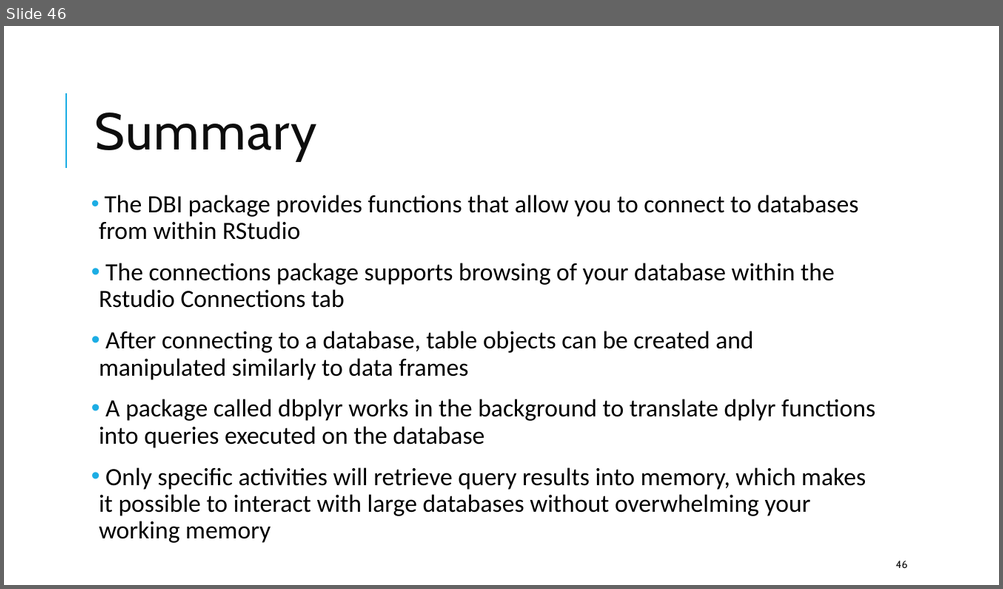
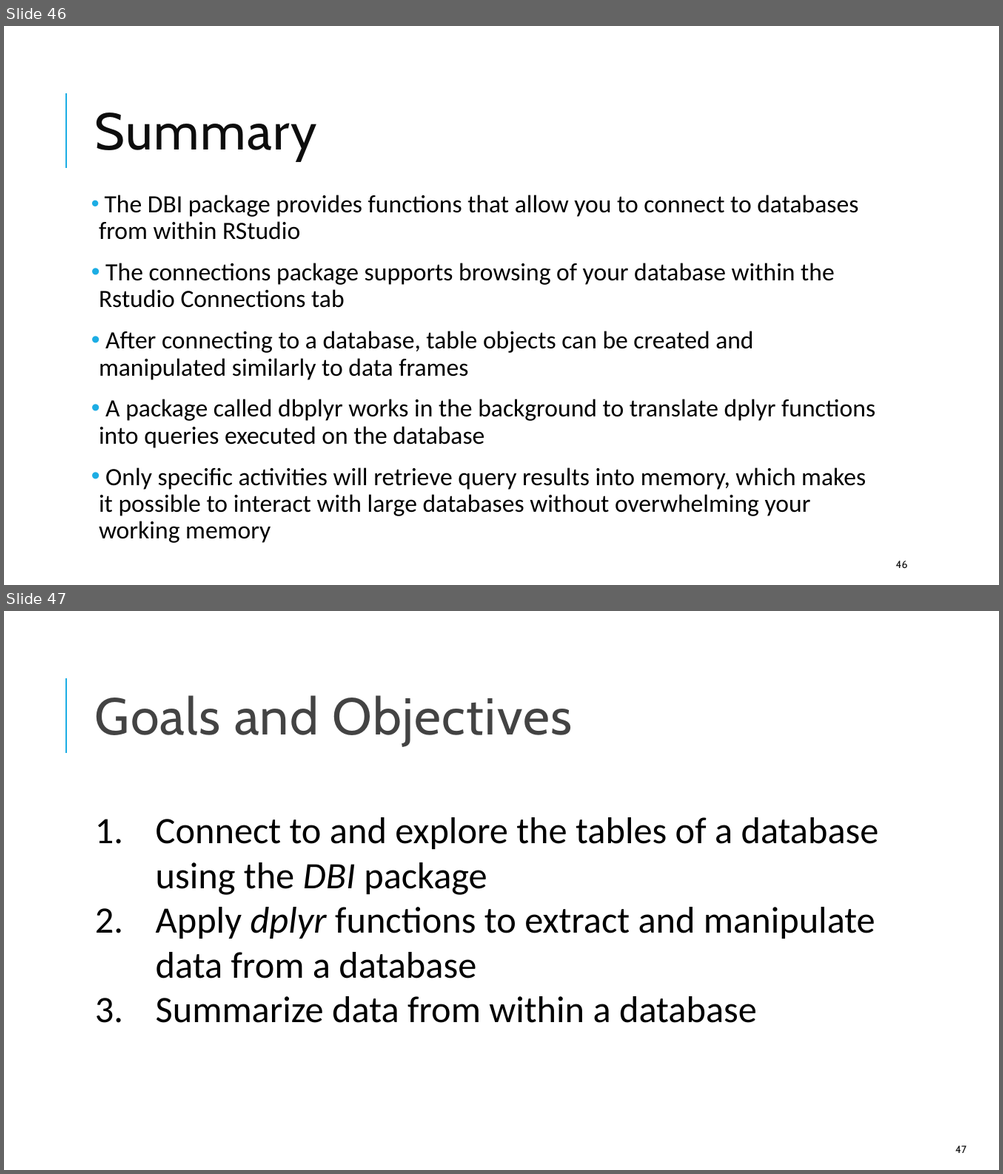
Before and after one commit to amromeo/api_r_int_db_24, a slide deck: presentations/02 - Databases with R.pptx. Shown one above the other, each under a label of ours: slide 46 before the commit, slides 46 and 47 after it. The pictures are 1003x589 and 1003x1174 pixels, drawn with LibreOffice and Linux fonts; fonts in the diff are those of the drawing. Boxes give left, top, right and bottom in pixels: in the first picture for what was removed or moved away, otherwise in the second. Text is boxed around its words. In the diff, an @@ line names an element or a change of style, - is before the commit and + after.

```diff
--- a/presentations/02 - Databases with R.pptx
+++ b/presentations/02 - Databases with R.pptx
@@ slide 47 added at bbox=[4, 611, 999, 1170], background #FFFFFF; not listed: 1 template element that a slide beside it also shows @@
@@ title added at bbox=[95, 695, 572, 746], 50 pt, text #434343 @@
+Goals and Objectives
@@ text added at bbox=[156, 817, 879, 1023], 36 pt, text #000000 @@
+1. Connect to and explore the tables of a database using the DBI package
+2. Apply dplyr functions to extract and manipulate data from a database
+3. Summarize data from within a database
@@ page number added at bbox=[955, 1146, 966, 1153], 10 pt, text #0D0D0D @@
+47
```
Also in this commit, not shown: 11 slides changed, 1 other file.
